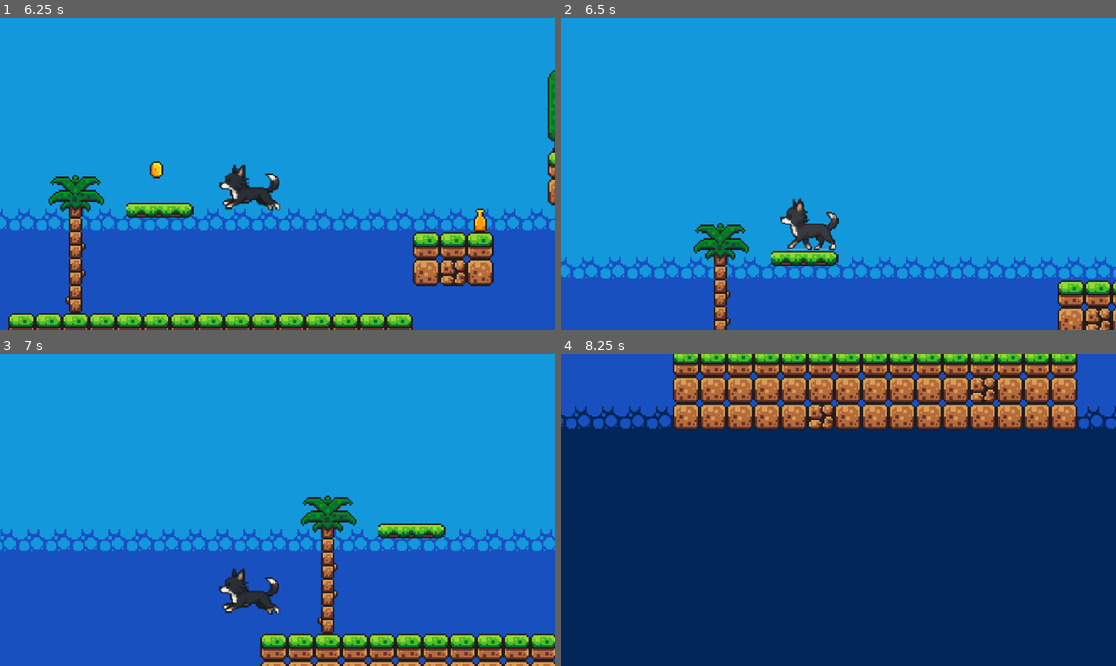
Above: before the commit, frames 1-4 (two rows, left to right).
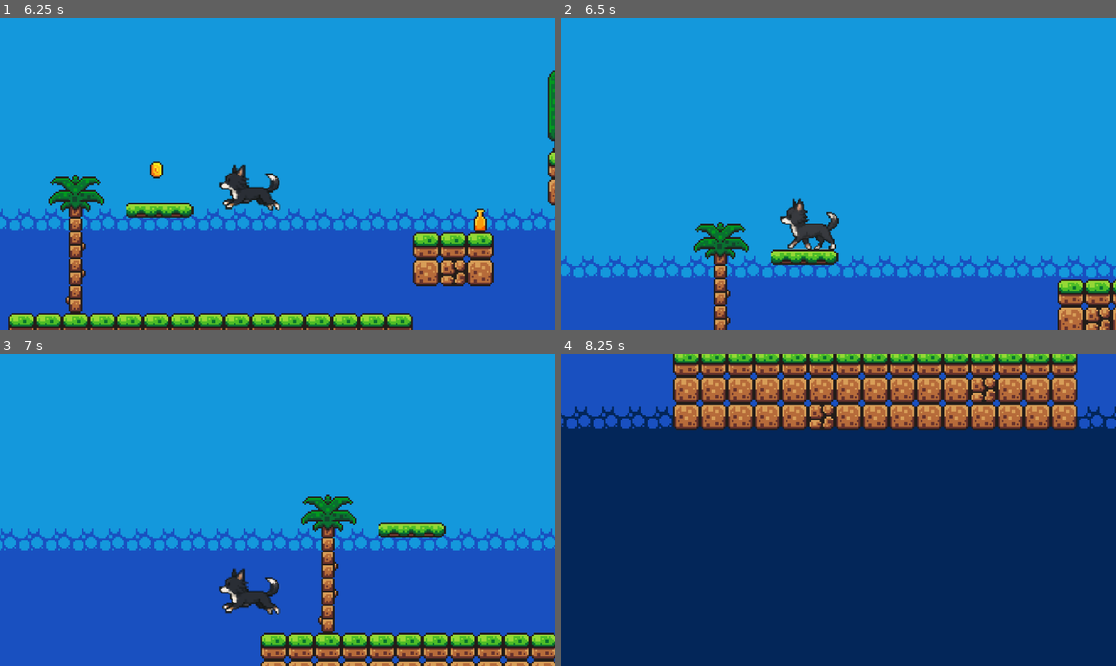
Above: after the commit, the same moments.

Repository: jvieirar/godot-basic-tuto
Game: Godot game, scene res://scenes/game.tscn
The game is run twice, just before and just after one commit, with the same random seed, the same clock (stepped at 60 frames per second) and the same inputs.
Inputs:
- Up to frame 1 (6.25 s): hold Right (move_right) 0.53-2.03 s; tap Space (jump) at 0.77, 1.52, 3.02, 3.77, 4.52, 6.02 s; hold Left (move_left) 2.03-2.78 s; hold Right (move_right) 2.78-4.28 s; hold Left (move_left) 4.28-5.03 s; hold Right (move_right) 5.03-5.78 s; hold Left (move_left) from 5.78 s (still down)
- Up to frame 2 (6.5 s): keep holding Left (move_left)
- Up to frame 3 (7 s): keep holding Left (move_left); tap Space (jump) at 6.77 s
- Up to frame 4 (8.25 s): release Left (move_left) at 7.28 s; hold Right (move_right) from 7.28 s (still down); tap Space (jump) at 7.52 s

Frame 1 is identical in both runs. In frame 2, 2.5% of the frame differs, in the area x 0-100%, y 57-100%; in frame 3, 4.0%, in the area x 0-100%, y 44-100%; in frame 4, 1.5%.

Commit message:
background layer

Diff:
--- a/scenes/platform.tscn
+++ b/scenes/platform.tscn
@@ -3,7 +3,7 @@
 [ext_resource type="Texture2D" uid="uid://lss82f6n5vtd" path="res://assents/sprites/platforms.png" id="1_ba0x2"]
 
 [sub_resource type="RectangleShape2D" id="RectangleShape2D_nlgqw"]
-size = Vector2(40, 10)
+size = Vector2(40, 9)
 
 [node name="Platform" type="AnimatableBody2D"]
 
